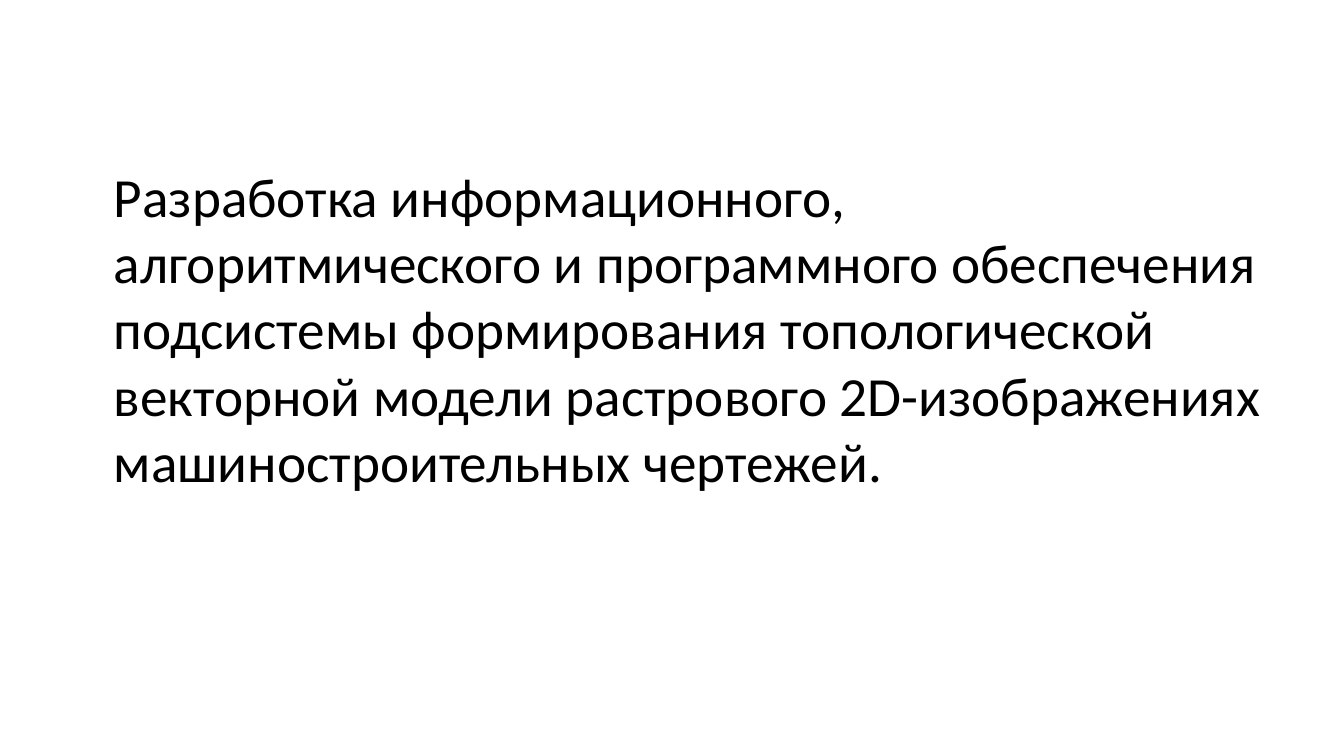
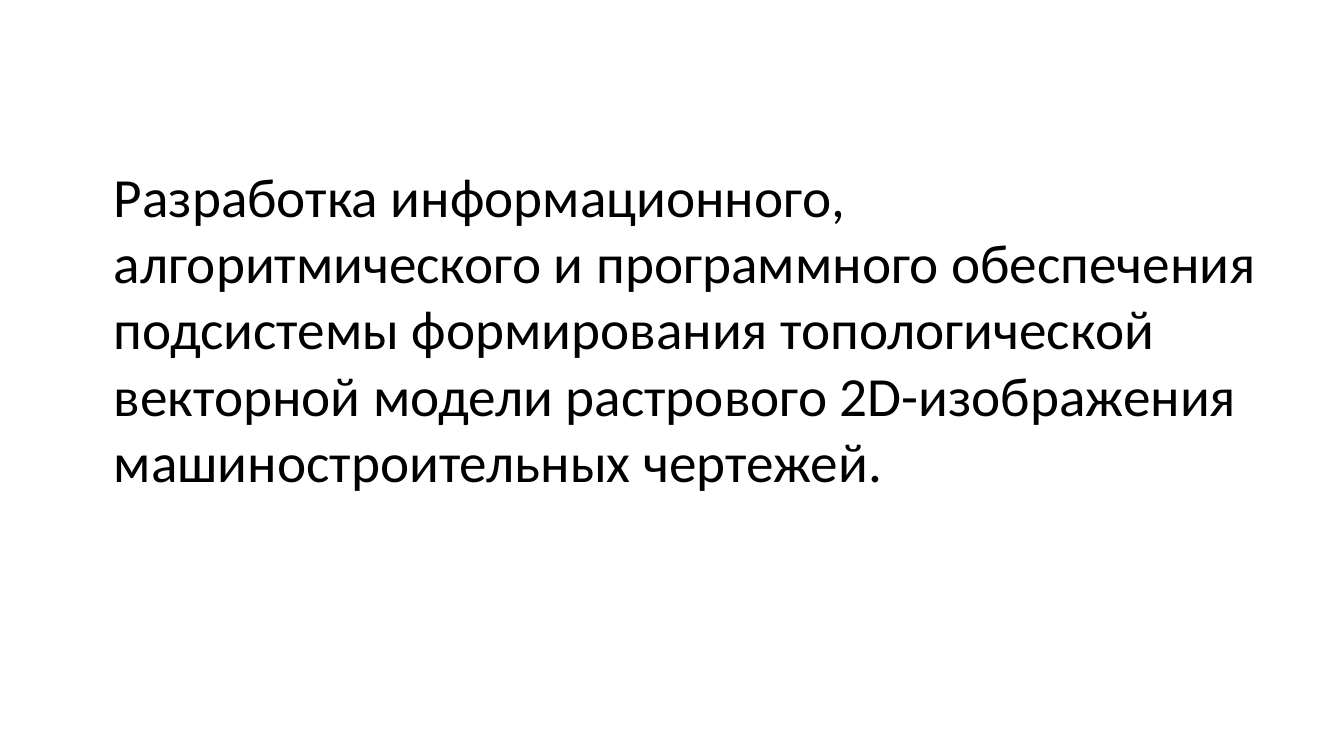
Before and after one commit to alexdegtev/FormingVectorModel, a slide deck: slide 3 of docs/Магистерская диссертация. Дёгтев А.С. 1.ppt. Drawn at 1344x756 pixels with LibreOffice and Linux fonts; fonts in the diff are those of the drawing; background and template pictures are left out. Boxes give left, top, right and bottom in pixels: in the first picture for what was removed or moved away, otherwise in the second. Text is boxed around its words. In the diff, an @@ line names an element or a change of style, - is before the commit and + after.

```diff
--- a/docs/Магистерская диссертация. Дёгтев А.С. 1.ppt
+++ b/docs/Магистерская диссертация. Дёгтев А.С. 1.ppt
@@ text at (x1=114, y1=179, x2=1255, y2=491): text changed @@
-Разработка информационного, алгоритмического и программного обеспечения подсистемы формирования топологической векторной модели растрового 2D-изображениях машиностроительных чертежей.
+Разработка информационного, алгоритмического и программного обеспечения подсистемы формирования топологической векторной модели растрового 2D-изображения машиностроительных чертежей.
```
Also in this commit, not shown: 2 other slides changed, 1 other file.
